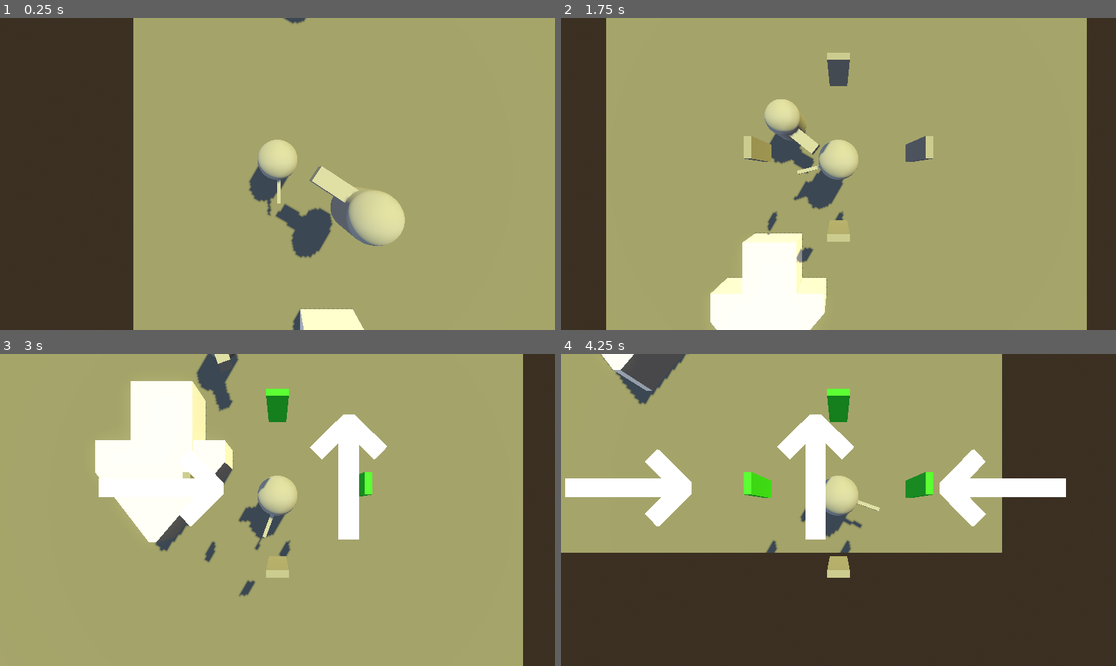
Above: before the commit, frames 1-4 (two rows, left to right).
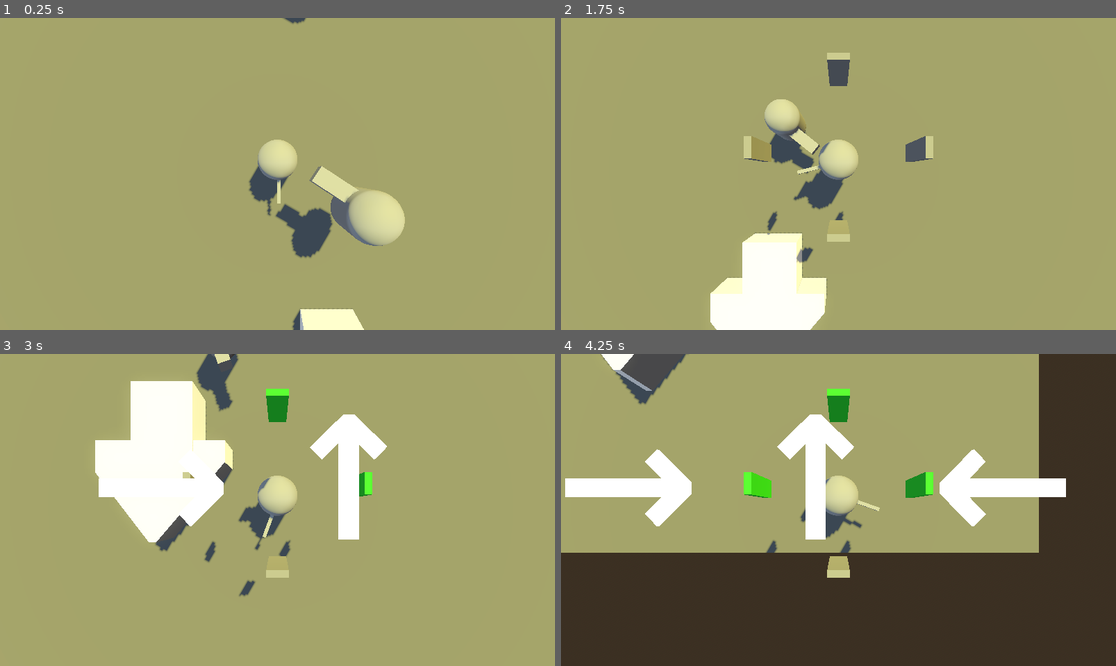
Above: after the commit, the same moments.

Repository: tom30009/Minedivers
Game: Godot game, scene res://Scenes/MAIN.tscn
Same seed, same stepped clock (60 frames per second), same inputs: the game is played once before the commit and once after it.
Inputs (mouse positions are in pixels of both pictures, inside the frame that each line leads up to):
- Up to frame 1 (0.25 s): no input
- Up to frame 2 (1.75 s): tap Enter (ui_accept) at 0.5, 0.77, 1.52 s; move the mouse to (960, 158) at 0.52 s; press the mouse at (960, 158) at 0.53 s; hold D (move_right) 0.53-1.28 s; move the mouse to (727, 189) at 1.27 s; release the mouse at (727, 189) at 1.28 s; hold S (move_back) from 1.28 s (still down); tap Ctrl at 1.35 s
- Up to frame 3 (3 s): move the mouse to (333, 441) at 2.02 s; release S (move_back) at 2.03 s; press the mouse at (333, 441) at 2.03 s; hold D (move_right) 2.03-2.78 s; move the mouse to (249, 572) at 2.77 s; release the mouse at (249, 572) at 2.78 s; hold W (move_forward) from 2.78 s (still down); tap Ctrl at 2.85 s
- Up to frame 4 (4.25 s): tap Enter (ui_accept) at 3.02, 3.77 s; move the mouse to (1005, 556) at 3.52 s; release W (move_forward) at 3.53 s; press the mouse at (1005, 556) at 3.53 s; hold A (move_left) from 3.53 s (still down)

The runs differ from the first frame. In frame 1, 24% of the frame differs, in the area x 0-56%, y 0-100%; in frame 2, 13%; in frame 3, 5.8%; in frame 4, 3.8%.

Commit message:
more ground

Diff:
--- a/Scenes/MAIN.tscn
+++ b/Scenes/MAIN.tscn
@@ -36,9 +36,9 @@
 transform = Transform3D(1, 0, 0, 0, 1, 0, 0, 0, 1, -0.103379, -0.0259361, 0.0520191)
 
 [node name="Floor" type="CSGBox3D" parent="Enviroment"]
-transform = Transform3D(5.79517, 0, 0, 0, 1, 0, 0, 0, 8.75814, 0.0461445, -1.2789, 0.128292)
+transform = Transform3D(5.79517, 0, 0, 0, 1, 0, 0, 0, 8.75814, -2.821729, -1.2789, -1.1247036)
 use_collision = true
-size = Vector3(3, 1, 3)
+size = Vector3(4.402832, 1, 3.2861328)
 material = ExtResource("2_783md")
 
 [node name="CSGBox3D" type="CSGBox3D" parent="Enviroment"]
